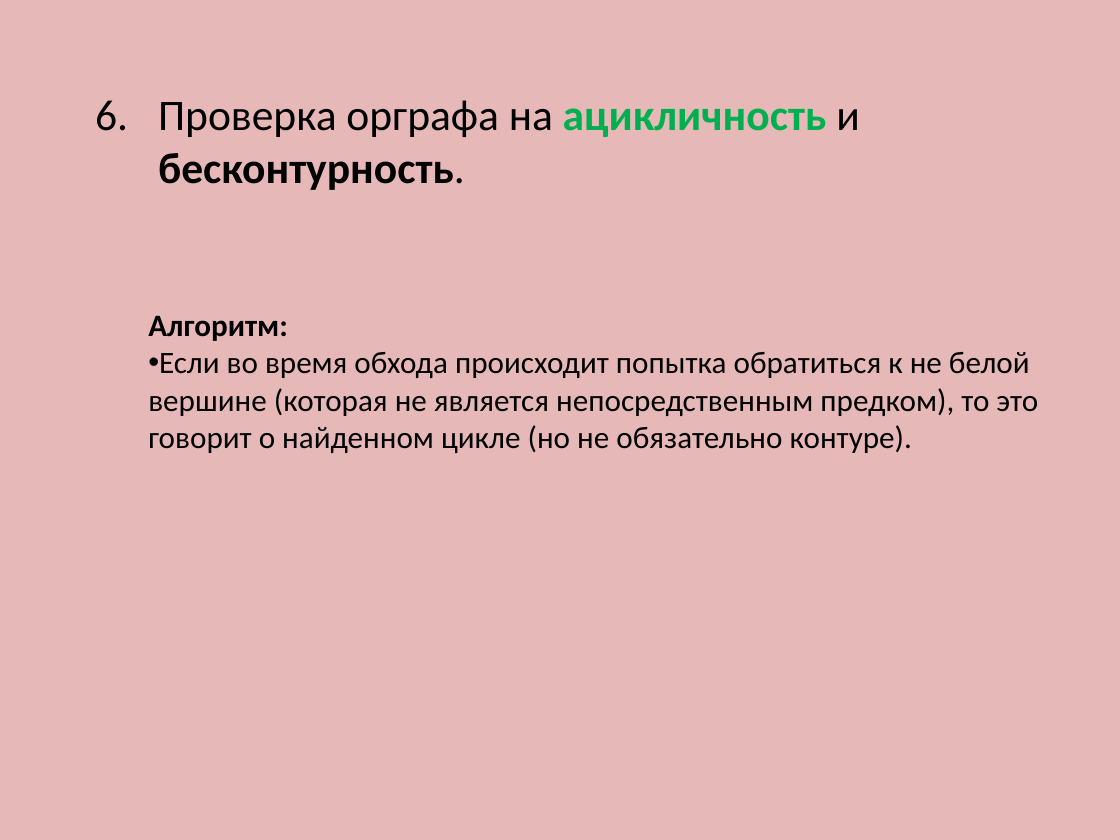
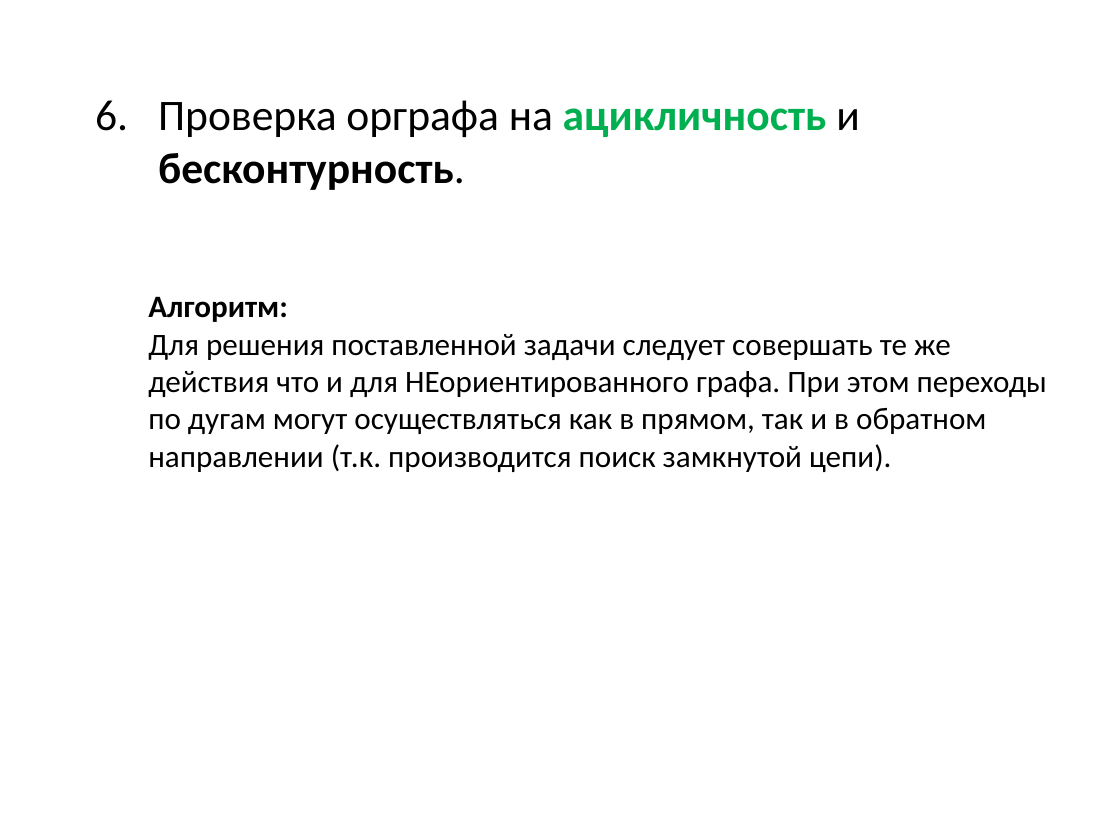
Before and after one commit to SteinbergOB/ANG, a slide deck: slide 57 of Презентации/Лекция 1.pptx. Drawn at 1120x840 pixels with LibreOffice and Linux fonts; fonts in the diff are those of the drawing. Boxes give left, top, right and bottom in pixels: in the first picture for what was removed or moved away, otherwise in the second. Text is boxed around its words. In the diff, an @@ line names an element or a change of style, - is before the commit and + after.

```diff
--- a/Презентации/Лекция 1.pptx
+++ b/Презентации/Лекция 1.pptx
@@ background #E6B9B8 to #FFFFFF @@
@@ text at [148,334,1047,472]: text changed @@
-• Если во время обхода происходит попытка обратиться к не белой вершине (которая не является непосредственным предком), то это говорит о найденном цикле (но не обязательно контуре).
+Для решения поставленной задачи следует совершать те же действия что и для НЕориентированного графа. При этом переходы по дугам могут осуществляться как в прямом, так и в обратном направлении (т.к. производится поиск замкнутой цепи).
```
Also in this commit, not shown: 1 other slide changed, 2 slides added, 1 slide removed.
